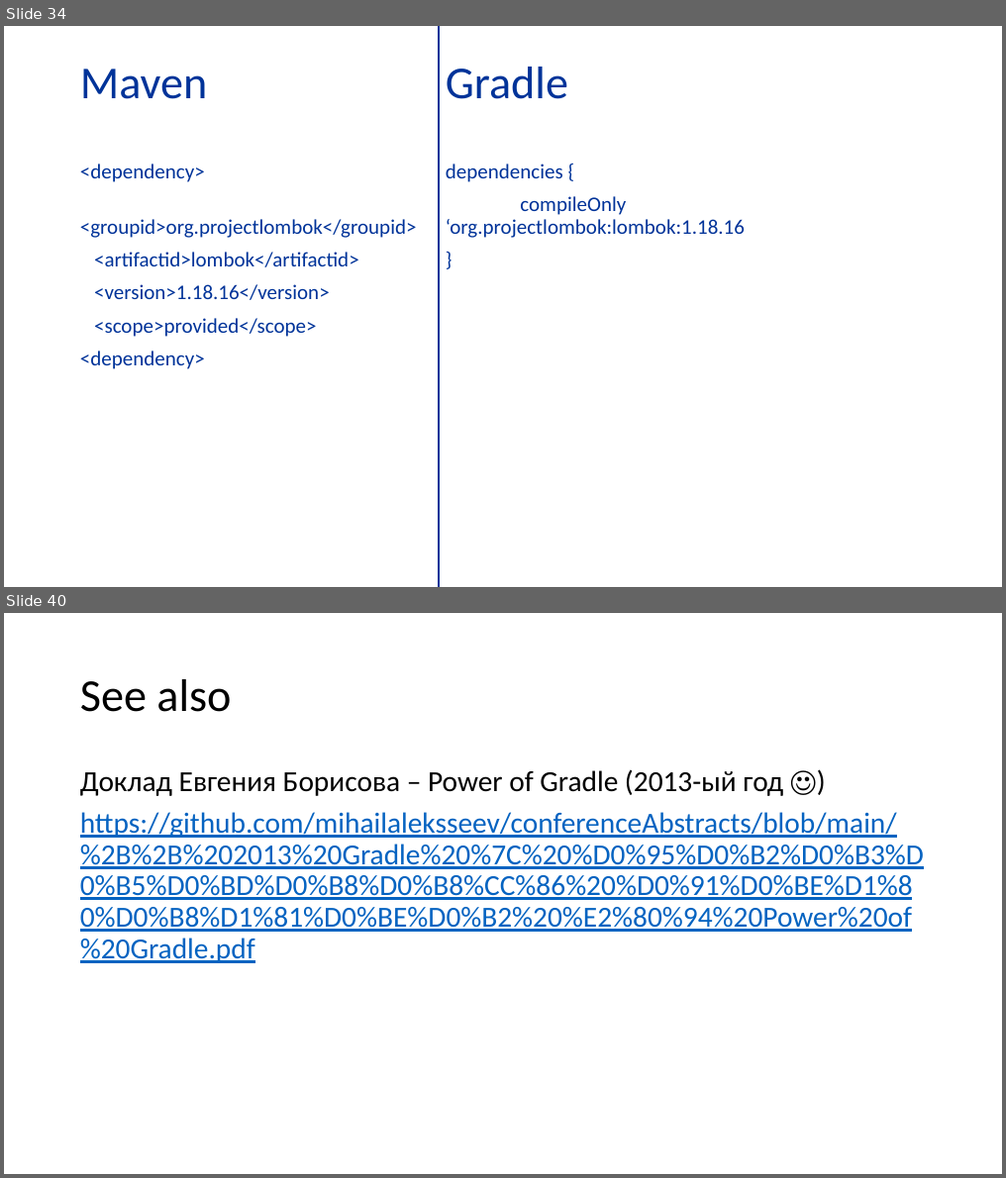
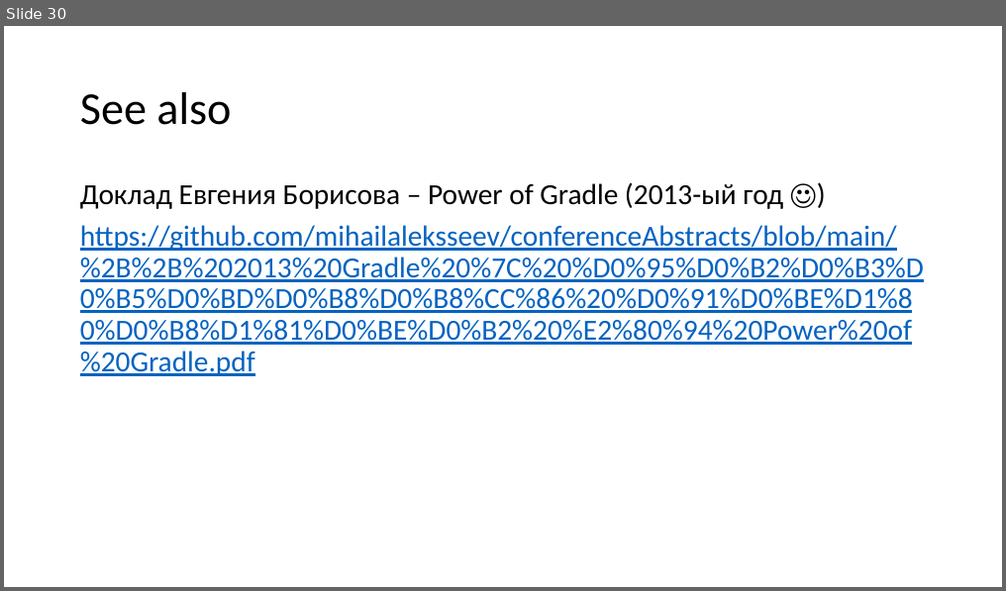
Before and after one commit to butenko-or/programming-technologies, a slide deck: PT_build_systems.pptx. Shown one above the other, each under a label of ours: slides 34 and 40 before the commit, slide 30 after it; the slides between them are not shown. The pictures are 1006x1178 and 1006x591 pixels, drawn with LibreOffice and Linux fonts; fonts in the diff are those of the drawing; background and template pictures are left out. Boxes give left, top, right and bottom in pixels: in the first picture for what was removed or moved away, otherwise in the second. Text is boxed around its words. In the diff, an @@ line names an element or a change of style, - is before the commit and + after.

```diff
--- a/PT_build_systems.pptx
+++ b/PT_build_systems.pptx
@@ slide 34 removed at (x1=4, y1=26, x2=1002, y2=587), background picture (left out) @@
@@ line removed from (439, 587) to (439, 26) @@
@@ text removed at (x1=80, y1=69, x2=417, y2=370) @@
-Maven
-<dependency>
-<groupid>org.projectlombok</groupid>
-<artifactid>lombok</artifactid>
-<version>1.18.16</version>
-<scope>provided</scope>
-<dependency>
@@ text removed at (x1=446, y1=67, x2=745, y2=238) @@
-Gradle
-dependencies {
-compileOnly ‘org.projectlombok:lombok:1.18.16
-}
@@ what was slide 40 is now slide 30 @@
```
Also in this commit, not shown: 3 slides changed, 8 slides added, 17 other slides removed.
